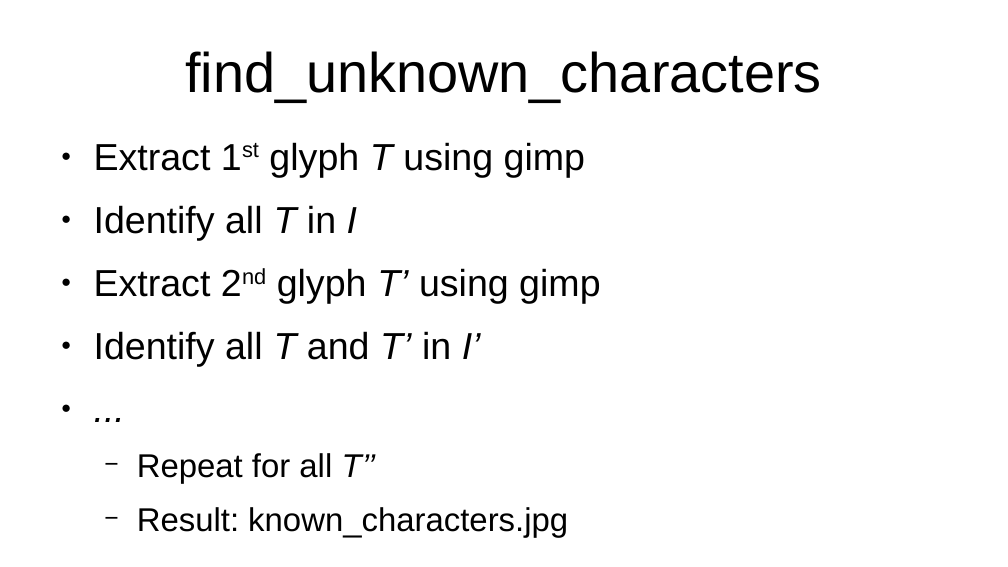
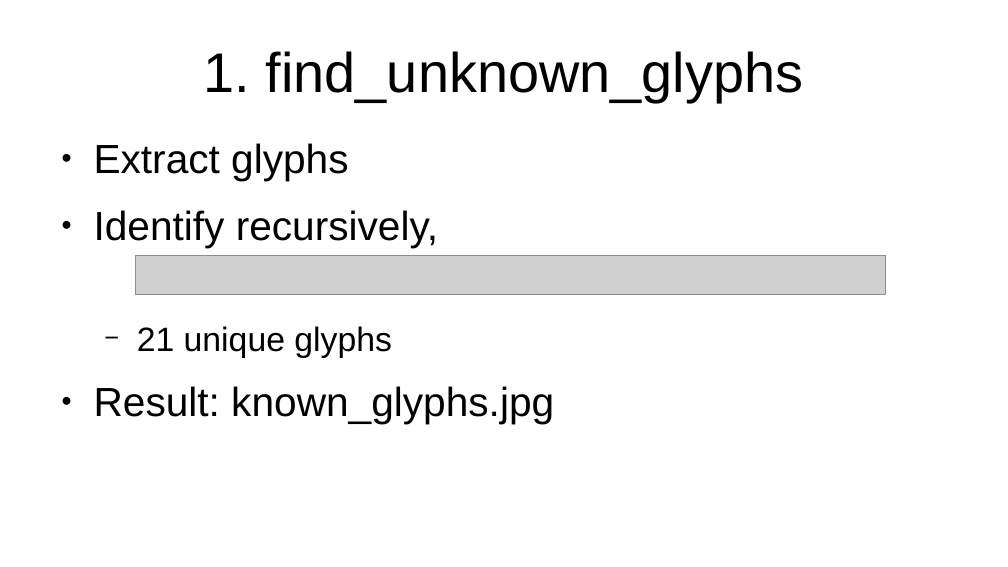
Before and after one commit to wulfgarpro/ancientrunes, a slide deck: slide 5 of lightning_talk/lightning_talk.odp. Drawn at 1008x567 pixels with LibreOffice and Linux fonts; fonts in the diff are those of the drawing; grey boxes stand for pictures. Boxes give left, top, right and bottom in pixels: in the first picture for what was removed or moved away, otherwise in the second. Text is boxed around its words. In the diff, an @@ line names an element or a change of style, - is before the commit and + after.

```diff
--- a/lightning_talk/lightning_talk.odp
+++ b/lightning_talk/lightning_talk.odp
@@ title at box(204, 51, 803, 102): text changed @@
-find_unknown_characters
+1. find_unknown_glyphs
@@ text at box(94, 143, 554, 424): text changed; size 29.6 to 32 pt @@
-● Extract 1st glyph T using gimp
-● Identify all T in I
-● Extract 2nd glyph T’ using gimp
-● Identify all T and T’ in I’
-● ...
-  − Repeat for all T’’
-  − Result: known_characters.jpg
+● Extract glyphs
+● Identify recursively,
+  − 21 unique glyphs
+● Result: known_glyphs.jpg
@@ picture added at box(135, 256, 886, 295) @@
```
Also in this commit, not shown: 4 other slides changed, 34 other files.
